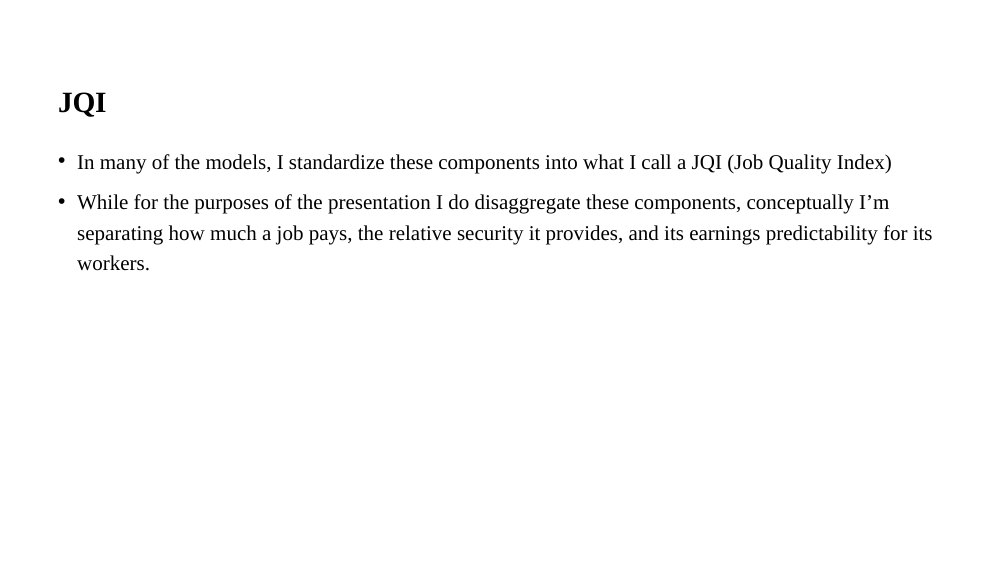
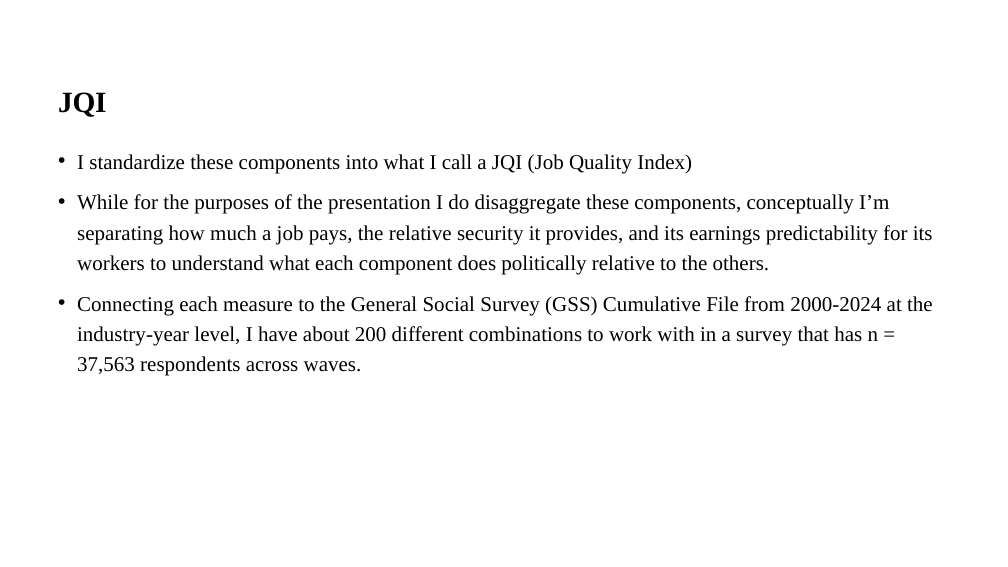
Before and after one commit to chosam2322/Precariat_Politics, a slide deck: slide 7 of Harvard_RaceWorkshop_amended.pptx. Drawn at 1008x567 pixels with LibreOffice and Linux fonts; fonts in the diff are those of the drawing. Boxes give left, top, right and bottom in pixels: in the first picture for what was removed or moved away, otherwise in the second. Text is boxed around its words. In the diff, an @@ line names an element or a change of style, - is before the commit and + after.

Commit message:
Forgot to send these up before the talk. Will get back to work tomorrow on the plane.

```diff
--- a/Harvard_RaceWorkshop_amended.pptx
+++ b/Harvard_RaceWorkshop_amended.pptx
@@ text at [77, 154, 933, 376]: text changed @@
-• In many of the models, I standardize these components into what I call a JQI (Job Quality Index)
-• While for the purposes of the presentation I do disaggregate these components, conceptually I’m separating how much a job pays, the relative security it provides, and its earnings predictability for its workers.
+• I standardize these components into what I call a JQI (Job Quality Index)
+• While for the purposes of the presentation I do disaggregate these components, conceptually I’m separating how much a job pays, the relative security it provides, and its earnings predictability for its workers to understand what each component does politically relative to the others.
+• Connecting each measure to the General Social Survey (GSS) Cumulative File from 2000-2024 at the industry-year level, I have about 200 different combinations to work with in a survey that has n = 37,563 respondents across waves.
```
Also in this commit, not shown: 7 other slides changed, 11 slides added, 5 slides removed, 12 other files.
